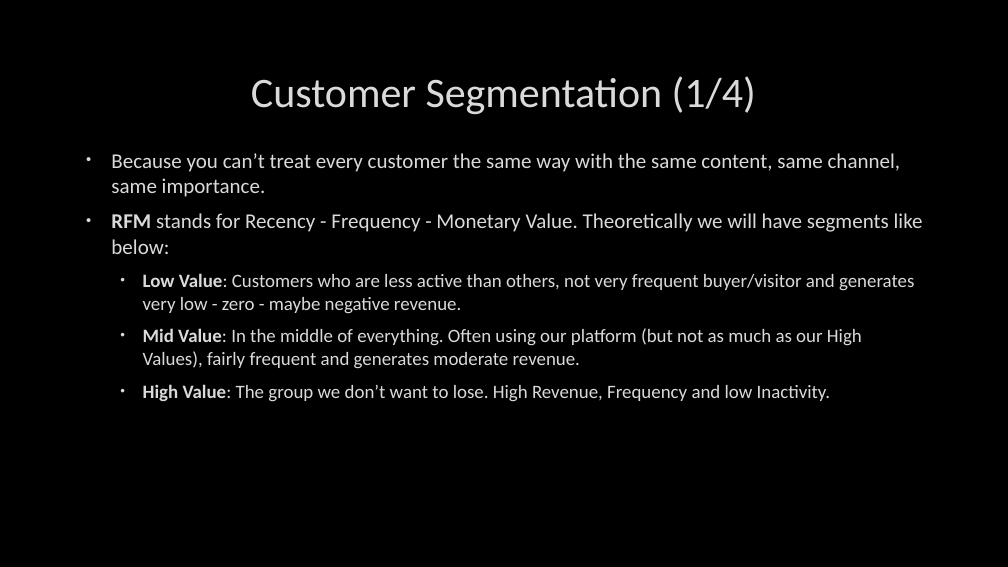
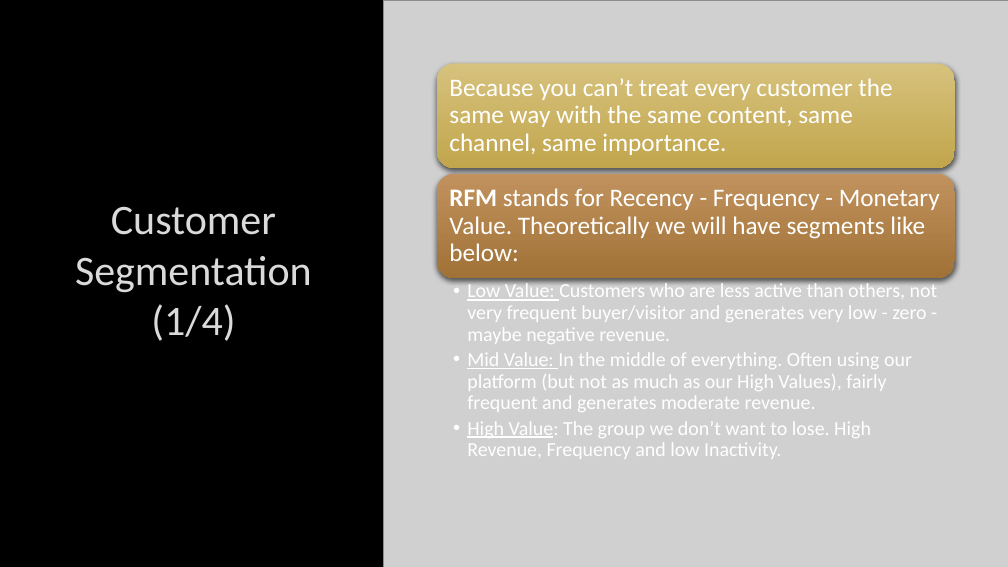
Before and after one commit to pantuwong/retail_analysis, a slide deck: slide 11 of Data Analysis in Python.pptx. Drawn at 1008x567 pixels with LibreOffice and Linux fonts; fonts in the diff are those of the drawing; grey boxes stand for pictures; background and template pictures are left out. Boxes give left, top, right and bottom in pixels: in the first picture for what was removed or moved away, otherwise in the second. Text is boxed around its words. In the diff, an @@ line names an element or a change of style, - is before the commit and + after.

```diff
--- a/Data Analysis in Python.pptx
+++ b/Data Analysis in Python.pptx
@@ picture added at (x1=383, y1=0, x2=1008, y2=567) @@
@@ title "Customer Segmentation (1/4)" rewrapped from (x1=251, y1=76, x2=756, y2=115) to (x1=75, y1=206, x2=312, y2=341) @@
@@ text at (x1=111, y1=153, x2=923, y2=254): paragraphs removed @@
-• Because you can’t treat every customer the same way with the same content, same channel, same importance.
-• RFM stands for Recency - Frequency - Monetary Value. Theoretically we will have segments like below:
@@ group added at (x1=437, y1=64, x2=955, y2=278): 2 rounded rectangles, 2 texts @@
+Because you can’t treat every customer the same way with the same content, same channel, same importance.
+RFM stands for Recency - Frequency - Monetary Value. Theoretically we will have segments like below:
@@ text "Low Value: Customers who are ..." moved from (x1=111, y1=153, x2=923, y2=402) to (x1=467, y1=281, x2=938, y2=459) @@
@@ text "Low Value: Customers who are ..." at (x1=467, y1=281, x2=938, y2=459): size 18 to 19 pt, text colour #DADADA to #FFFFFF, letter outline #404040 0.75 pt to none; bold off, underline on in "Low Value:", "Mid Value:", "High Value:"; indent changed; line spacing 1 to 0.9; less space between paragraphs @@
```
Also in this commit, not shown: 18 other slides changed.
